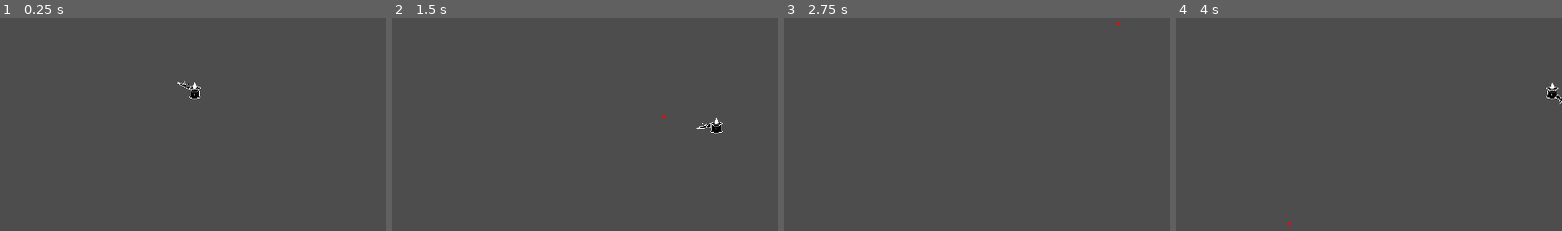
Above: before the commit, frames 1-4 (left to right).
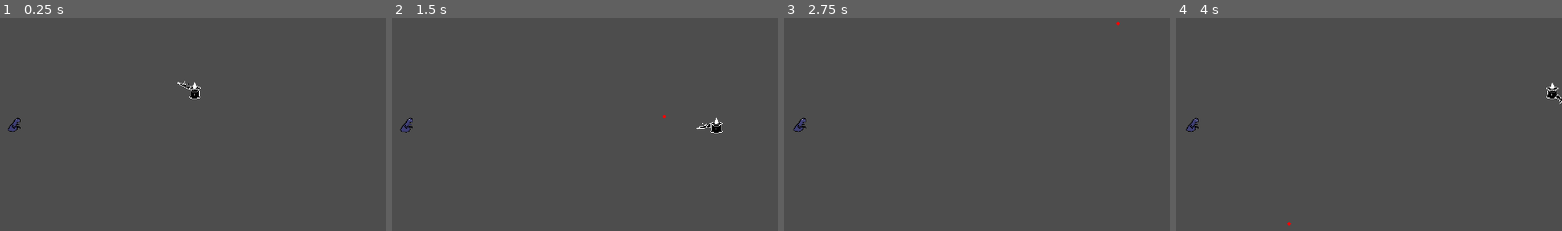
Above: after the commit, the same moments.

Repository: pablopenna/out-of-philosophers-stones
Game: Godot game, scene res://scenes/main.tscn
The game is run twice, just before and just after one commit, with the same random seed, the same clock (stepped at 60 frames per second) and the same inputs.
Inputs (mouse positions are % of the whole screen's width and height, from its top left):
- Up to frame 1 (0.25 s): no input
- Up to frame 2 (1.5 s): tap Enter at 0.5 s; move the mouse to (73, 45) at 0.52 s; hold D (move_right) 0.53-1.28 s; click (73, 45) at 0.6 s; move the mouse to (31, 56) at 1.27 s; hold S (move_down) from 1.28 s (still down); click (31, 56) at 1.35 s
- Up to frame 3 (2.75 s): move the mouse to (61, 28) at 2.02 s; release S (move_down) at 2.03 s; hold D (move_right) from 2.03 s (still down); click (61, 28) at 2.1 s
- Up to frame 4 (4 s): move the mouse to (46, 71) at 2.77 s; release D (move_right) at 2.78 s; hold W (move_up) 2.78-3.53 s; click (46, 71) at 2.85 s; move the mouse to (82, 66) at 3.52 s; hold A (move_left) from 3.53 s (still down); click (82, 66) at 3.6 s
The pictures show only the part of the screen within x 18-68%, y 24-74%; the shares and areas given below are measured in that part.

The runs differ from the first frame. In frame 1, 0.1% of the frame differs, in the area x 2-6%, y 47-54%; in frame 2, 0.1%; in frame 3, 0.1%; in frame 4, 0.1%.

Commit message:
Add enemy scene

Diff:
--- /dev/null
+++ b/scenes/common/state.gd
@@ -0,0 +1,23 @@
+class_name State extends Node
+
+# Context is used to pass parameters across states. This way we do not have to define
+# variables in the managedEntity for this purpose that end up being global variables.
+# If a state needs to get a value from passed by another state, they should use the context
+signal change_to_state(stateName: String, context: Dictionary)
+
+var managed_entity: Entity
+# Use this property rather than the node name to define the state name
+# StateManager uses this as the dict key where states are stored
+var state_name: String
+
+func enter(context: Dictionary) -> void:
+	pass
+
+func process(delta: float) -> void:
+	pass
+
+func physics_process(delta: float) -> void:
+	pass
+
+func exit(new_state: State) -> void:
+	pass
--- /dev/null
+++ b/scenes/common/state_manager.gd
@@ -0,0 +1,46 @@
+class_name StateManager extends Node
+
+var states: Dictionary
+var current_state: State = initial_state
+@export var initial_state: State
+@export var managed_entity: Entity
+
+signal state_changed(new_state: String, old_state: String, context: Dictionary)
+
+func _ready() -> void:
+	states = get_children_as_state_dictionary()
+	initialize_states()
+	current_state = initial_state
+	initial_state.enter({})
+
+func _process(delta: float) -> void:
+	current_state.process(delta)
+
+func _physics_process(delta: float) -> void:
+	current_state.physics_process(delta)
+
+func get_children_as_state_dictionary() -> Dictionary:
+	var children: Array[Node] = self.get_children()
+	var states: Dictionary = {}
+
+	for child: State in children as Array[State]:
+		states[child.state_name] = child
+
+	return states
+
+func initialize_states() -> void:
+	for stateKey: String in states:
+		var state: State = states[stateKey]
+
+		state.change_to_state.connect(change_to_state)
+		state.managed_entity = self.managed_entity
+
+func change_to_state(new_state_name: String, context: Dictionary) -> void:
+	var old_state: State = current_state
+	var new_state: State = states[new_state_name]
+
+	old_state.exit(new_state)
+	current_state = new_state
+	new_state.enter(context)
+
+	state_changed.emit(new_state_name, old_state.state_name, context)
--- /dev/null
+++ b/scenes/enemy/enemy.gd
@@ -0,0 +1,15 @@
+class_name Enemy extends Entity
+
+const move_speed: int = 300
+@export var animation_player: AnimationPlayer
+@export var hp_manager: HealthPointsManager
+
+signal died
+
+func _ready() -> void:
+	animation_player.play("Enemy/idle")
+	hp_manager.health_zeroed.connect(_on_died)
+
+func _on_died() -> void:
+	died.emit()
+	queue_free()
--- /dev/null
+++ b/scenes/enemy/enemy.tscn
@@ -0,0 +1,77 @@
+[gd_scene load_steps=11 format=3 uid="uid://ca6023cmew22i"]
+
+[ext_resource type="Script" path="res://scenes/enemy/enemy.gd" id="1_ia8fh"]
+[ext_resource type="Texture2D" uid="uid://d3wr5koavnkxf" path="res://art/enemy.png" id="2_7lc48"]
+[ext_resource type="Script" path="res://scenes/common/state_manager.gd" id="3_slk6d"]
+[ext_resource type="Script" path="res://scenes/enemy/states/idle.gd" id="4_374nb"]
+[ext_resource type="PackedScene" uid="uid://bvhpvjcuqvn16" path="res://scenes/hurtbox/hurtbox.tscn" id="5_qtfyk"]
+[ext_resource type="PackedScene" uid="uid://bivwencvg08tj" path="res://scenes/hp_manager/health_points_manager.tscn" id="6_o5h45"]
+
+[sub_resource type="RectangleShape2D" id="RectangleShape2D_nhs8a"]
+size = Vector2(22, 25)
+
+[sub_resource type="Animation" id="Animation_mb2pq"]
+length = 0.6
+loop_mode = 2
+tracks/0/type = "value"
+tracks/0/imported = false
+tracks/0/enabled = true
+tracks/0/path = NodePath("Sprite2D:frame")
+tracks/0/interp = 1
+tracks/0/loop_wrap = true
+tracks/0/keys = {
+"times": PackedFloat32Array(0, 0.15, 0.2, 0.25, 0.3),
+"transitions": PackedFloat32Array(1, 1, 1, 1, 1),
+"update": 1,
+"values": [0, 1, 2, 3, 4]
+}
+
+[sub_resource type="AnimationLibrary" id="AnimationLibrary_gwvat"]
+_data = {
+"idle": SubResource("Animation_mb2pq")
+}
+
+[sub_resource type="CircleShape2D" id="CircleShape2D_dpagm"]
+radius = 16.0312
+
+[node name="Enemy" type="CharacterBody2D" node_paths=PackedStringArray("animation_player", "hp_manager")]
+collision_layer = 4
+motion_mode = 1
+wall_min_slide_angle = 0.0
+script = ExtResource("1_ia8fh")
+animation_player = NodePath("AnimationPlayer")
+hp_manager = NodePath("HealthPointsManager")
+
+[node name="CollisionShape2D" type="CollisionShape2D" parent="."]
+position = Vector2(-1, 2.5)
+shape = SubResource("RectangleShape2D_nhs8a")
+
+[node name="Sprite2D" type="Sprite2D" parent="."]
+texture = ExtResource("2_7lc48")
+hframes = 5
+frame = 4
+
+[node name="AnimationPlayer" type="AnimationPlayer" parent="."]
+libraries = {
+"Enemy": SubResource("AnimationLibrary_gwvat")
+}
+
+[node name="StateMachine" type="Node" parent="." node_paths=PackedStringArray("initial_state", "managed_entity")]
+script = ExtResource("3_slk6d")
+initial_state = NodePath("Idle")
+managed_entity = NodePath("..")
+
+[node name="Idle" type="Node" parent="StateMachine"]
+script = ExtResource("4_374nb")
+
+[node name="Hurtbox" parent="." instance=ExtResource("5_qtfyk")]
+collision_layer = 128
+collision_mask = 0
+
+[node name="CollisionShape2D" type="CollisionShape2D" parent="Hurtbox"]
+position = Vector2(-1, 3)
+shape = SubResource("CircleShape2D_dpagm")
+
+[node name="HealthPointsManager" parent="." node_paths=PackedStringArray("hurtbox") instance=ExtResource("6_o5h45")]
+hurtbox = NodePath("../Hurtbox")
+health = 5
--- /dev/null
+++ b/scenes/enemy/states/idle.gd
@@ -0,0 +1,4 @@
+extends State
+
+func process(delta: float) -> void:
+	managed_entity.velocity = Vector2.RIGHT
--- a/scenes/hitbox/hitbox.gd
+++ b/scenes/hitbox/hitbox.gd
@@ -31,7 +31,11 @@
 
 func _on_hurtbox_entered(hurtbox: Hurtbox) -> void:
 	hit.emit()
+	_on_hit(hurtbox, hitbox_data)
 	hurtbox.receiveDamage(hitbox_data)
+
+func _on_hit(hurtbox: Hurtbox, hitbox_data: HitboxData):
+	pass
 
 func _flip_horizontally_if_entity_facing_left() -> void:
 	if entity_to_track.facing_direction == Vector2.LEFT:
--- /dev/null
+++ b/scenes/hp_manager/health_points_manager.tscn
@@ -0,0 +1,6 @@
+[gd_scene load_steps=2 format=3 uid="uid://bivwencvg08tj"]
+
+[ext_resource type="Script" path="res://scenes/hp_manager/health_points_manager.gd" id="1_uwy8f"]
+
+[node name="HealthPointsManager" type="Node"]
+script = ExtResource("1_uwy8f")
--- a/scenes/hurtbox/hurtbox.gd
+++ b/scenes/hurtbox/hurtbox.gd
@@ -5,18 +5,8 @@
 
 signal damaged(hitboxData: HitboxData)
 
-@export var show_debug_label: bool = false
-
-func _ready() -> void:
-	if not show_debug_label:
-		$RichTextLabel.queue_free()
-
 func receiveDamage(hitboxData: HitboxData) -> void:
 	emit_signal("damaged", hitboxData)
-	if show_debug_label:
-		$RichTextLabel.text = "Ouch!"
-		await get_tree().create_timer(0.3).timeout
-		$RichTextLabel.text = ""
 
 static func get_hurtbox_from_collider(collider: Area2D) -> Hurtbox:
 	var hurtbox: Hurtbox = collider as Hurtbox
--- /dev/null
+++ b/scenes/hurtbox/hurtbox.tscn
@@ -0,0 +1,6 @@
+[gd_scene load_steps=2 format=3 uid="uid://bvhpvjcuqvn16"]
+
+[ext_resource type="Script" path="res://scenes/hurtbox/hurtbox.gd" id="1_rcqhj"]
+
+[node name="Hurtbox" type="Area2D"]
+script = ExtResource("1_rcqhj")
--- a/scenes/main.tscn
+++ b/scenes/main.tscn
@@ -1,8 +1,12 @@
-[gd_scene load_steps=2 format=3 uid="uid://cgr1cp3u4fqks"]
+[gd_scene load_steps=3 format=3 uid="uid://cgr1cp3u4fqks"]
 
 [ext_resource type="PackedScene" uid="uid://p143u0yu7cua" path="res://scenes/player/player.tscn" id="1_6ulhn"]
+[ext_resource type="PackedScene" uid="uid://ca6023cmew22i" path="res://scenes/enemy/enemy.tscn" id="2_jxpoc"]
 
 [node name="Main" type="Node2D"]
 
 [node name="Player" parent="." instance=ExtResource("1_6ulhn")]
 position = Vector2(579, 316)
+
+[node name="Enemy" parent="." instance=ExtResource("2_jxpoc")]
+position = Vector2(266, 372)
--- a/scenes/player/player.tscn
+++ b/scenes/player/player.tscn
@@ -30,6 +30,7 @@
 }
 
 [node name="Player" type="CharacterBody2D" node_paths=PackedStringArray("animation_player")]
+collision_layer = 2
 motion_mode = 1
 wall_min_slide_angle = 0.0
 script = ExtResource("1_qd4n7")
@@ -49,3 +50,4 @@
 }
 
 [node name="Gun" parent="." instance=ExtResource("3_pra16")]
+projectile_scanned_layer = 128
--- a/scenes/projectile/projectile.gd
+++ b/scenes/projectile/projectile.gd
@@ -8,6 +8,7 @@
 
 func _ready() -> void:
 	super._ready()
+	hitbox_data = HitboxData.new()
 	hitbox_data.damage = damage
 
 func _process(delta) -> void:
@@ -16,7 +17,7 @@
 func _on_visible_on_screen_notifier_2d_screen_exited() -> void:
 	self._destroy()
 
-func _on_hit() -> void:
+func _on_hit(hurtbox: Hurtbox, hitbox_data: HitboxData) -> void:
 	self._destroy()
 
 func _destroy() -> void:
--- a/scenes/projectile/projectile.tscn
+++ b/scenes/projectile/projectile.tscn
@@ -1,15 +1,13 @@
-[gd_scene load_steps=5 format=3 uid="uid://b3henjbsrio4o"]
+[gd_scene load_steps=4 format=3 uid="uid://b3henjbsrio4o"]
 
 [ext_resource type="Script" path="res://scenes/projectile/projectile.gd" id="1_rg803"]
 [ext_resource type="Texture2D" uid="uid://b5x0tvcqkpoli" path="res://art/bullet.png" id="2_3j6eo"]
-[ext_resource type="Script" path="res://scenes/hitbox/hitbox_data.gd" id="3_qhypv"]
 
 [sub_resource type="CircleShape2D" id="CircleShape2D_wiad0"]
 radius = 2.23607
 
-[node name="Projectile" type="Area2D" node_paths=PackedStringArray("hitbox_data")]
+[node name="Projectile" type="Area2D"]
 script = ExtResource("1_rg803")
-hitbox_data = NodePath("HitboxData")
 
 [node name="Sprite2D" type="Sprite2D" parent="."]
 texture = ExtResource("2_3j6eo")
@@ -17,9 +15,6 @@
 [node name="CollisionShape2D" type="CollisionShape2D" parent="."]
 shape = SubResource("CircleShape2D_wiad0")
 
-[node name="HitboxData" type="Node" parent="."]
-script = ExtResource("3_qhypv")
-
 [node name="VisibleOnScreenNotifier2D" type="VisibleOnScreenNotifier2D" parent="."]
 
 [connection signal="screen_exited" from="VisibleOnScreenNotifier2D" to="." method="_on_visible_on_screen_notifier_2d_screen_exited"]
Binary file added: art/enemy.png
Not shown, added: art/enemy.png.import
